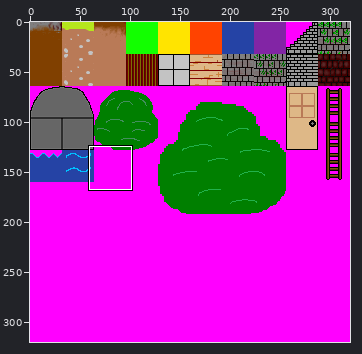
Sprite sheet, stored at tower-of-darkness-xna/tower-of-darkness-xna/tower-of-darkness-xnaContent/maps/spritesheets/spritesheet.png. Above, an overview of the earlier version with the close-up marked.
Close-up. Before the commit:
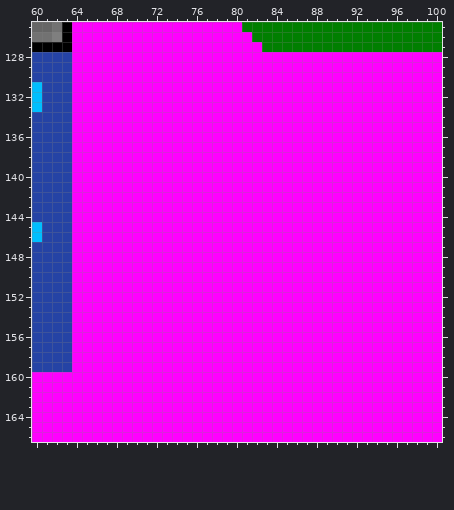
The file is 320x320 pixels. Colours within 5 levels of each other are drawn and written as one. Shown: x 60..100, y 125..166. The commit also changed other parts of the picture, which this record leaves out.
After:
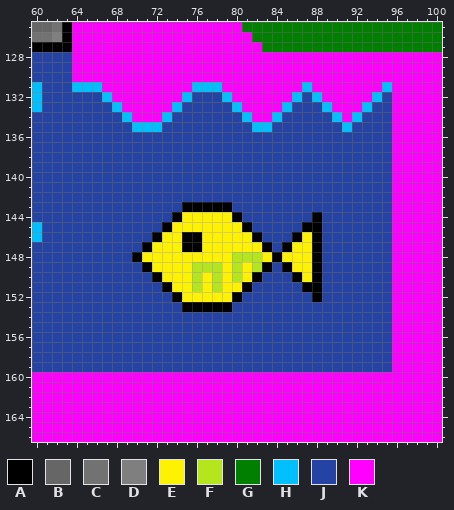
Palette (. is transparent): A #000000  B #666666  C #727272  D #7f7f7f  E #fff200  F #b5e61d  G #007f00  H #00bfff  J #2543a5  K #ff00ff
What changed:
The edit turns colour K into colour A in row 143 at x 75 to 79; in row 144 at x 74, 80 and 88; in row 145 at x 73, 81 and 87 to 88; in row 146 at x 72, 75 to 76, 82, 86 and 88; in row 147 at x 71, 75 to 76, 83, 85 and 88; in row 148 at x 70, 84 and 88.
The edit turns colour K into colour A in row 149 at x 71, 83, 85 and 88; in row 150 at x 72, 82, 86 and 88; in row 151 at x 73, 81 and 87 to 88; in row 152 at x 74, 80 and 88; in row 153 at x 75 to 79.
The edit turns colour K into colour E in row 144 at x 75 to 79; in row 145 at x 74 to 80; in row 146 at x 73 to 74, 77 to 81 and 87; in row 147 at x 72 to 74, 77 to 82 and 86 to 87; in row 148 at x 71 to 79, 83 and 85 to 87; in row 149 at x 72 to 75, 79, 81 and 86 to 87.
The edit turns colour K into colour E in row 150 at x 73 to 75, 77, 79, 81 and 87; in row 151 at x 74 to 75, 77 and 79 to 80; in row 152 at x 75 to 79.
The edit turns colour K into colour F in row 148 at x 80 to 82; in row 149 at x 76 to 78, 80 and 82; in row 150 at x 76, 78 and 80; in row 151 at x 76 and 78.
The edit turns colour K into colour H in row 131 at x 64 to 66, 76 to 78, 87 and 95; in row 132 at x 67, 75, 79, 86, 88 and 94; in row 133 at x 68, 74, 80, 85, 89 and 93; in row 134 at x 69, 73, 81, 84, 90 and 92; in row 135 at x 70 to 72, 82 to 83 and 91.
The edit turns colour K into colour J in row 132 at x 64 to 66, 76 to 78, 87 and 95; in row 133 at x 64 to 67, 75 to 79, 86 to 88 and 94 to 95; in row 134 at x 64 to 68, 74 to 80, 85 to 89 and 93 to 95; in row 135 at x 64 to 69, 73 to 81, 84 to 90 and 92 to 95; in rows 136 to 142 at x 64 to 95; in row 143 at x 64 to 74 and 80 to 95.
The edit turns colour K into colour J in row 144 at x 64 to 73, 81 to 87 and 89 to 95; in row 145 at x 64 to 72, 82 to 86 and 89 to 95; in row 146 at x 64 to 71, 83 to 85 and 89 to 95; in row 147 at x 64 to 70, 84 and 89 to 95; in row 148 at x 64 to 69 and 89 to 95; in row 149 at x 64 to 70, 84 and 89 to 95.
The edit turns colour K into colour J in row 150 at x 64 to 71, 83 to 85 and 89 to 95; in row 151 at x 64 to 72, 82 to 86 and 89 to 95; in row 152 at x 64 to 73, 81 to 87 and 89 to 95; in row 153 at x 64 to 74 and 80 to 95; in rows 154 to 159 at x 64 to 95.
Pixel boxes of the changes (left, top, right, bottom) in both close-ups:
changed: (72, 82, 392, 372)
